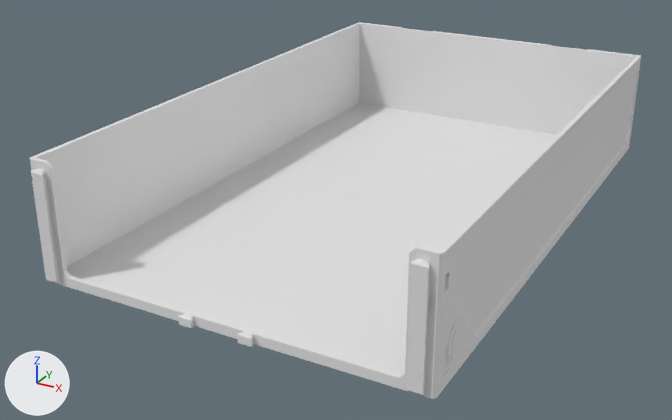
An edit to the glTF model parts/270/DecorDrawer_270-2W-1H.lib.glb, drawn before and after from the same camera.
Rendered twice from a 50 mm lens placed at (170.0, -355.0, 169.0), pointed at (-14.0, -20.0, 1.0). The axes (+X, +Y, +Z) are drawn at lower left. The lights are the same throughout. The older version comes first. Where no turn or scale is listed for an object, it has been applied to the vertices. Vertices at exactly the same position are counted once.

The first picture shows 'DecorDrawer_270-2W-1H'.
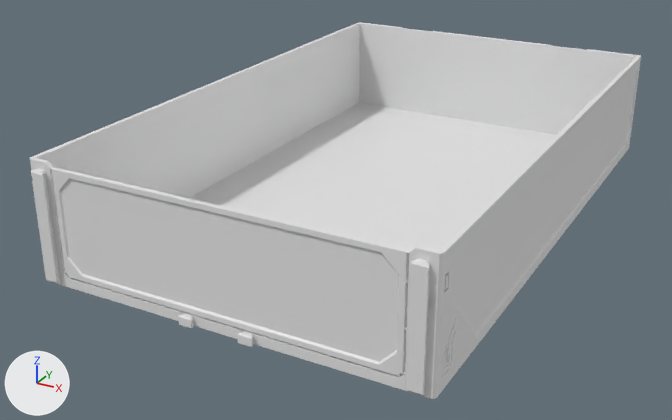
Edits to the scene script, one JSON object a line:
```json
{"block": "me_decordrawer_270_2w_1h", "where": "# used by ob_decordrawer_270_2w_1h; location = (0.0, 0.0, 25.0)"}
{"op": "remove", "block": "me_decordrawer_270_2w_1h", "code": "me_decordrawer_270_2w_1h.from_pydata(...)  # 625 vertices, 1254 faces; spans x -82.0..82.0, y -132.0..132.0, z -25.0..25.0"}
{"op": "add", "block": "me_decordrawer_270_2w_1h", "code": "me_decordrawer_270_2w_1h.from_pydata(...)  # 867 vertices, 1750 faces; spans x -82.0..82.0, y -132.0..132.0, z -25.0..25.0"}
{"block": "me_decordrawer_270_2w_1h", "change": "me_decordrawer_270_2w_1h part 1: a new loose piece of 24 vertices spanning x 80.0..82.0, y -127.0..-124.0, z 12.0..16.0"}
{"block": "me_decordrawer_270_2w_1h", "change": "me_decordrawer_270_2w_1h part 2: 5 vertices moved within x 81.0, y -122.0..-120.0, z -18.0..-17.0; 194 vertices added at x -71.0..82.0, y -130.0..-118.0, z -21.0..23.0"}
{"block": "me_decordrawer_270_2w_1h", "change": "other edits to the shape of me_decordrawer_270_2w_1h do not show in these pictures"}
```

Where the change shows, as pixel boxes (x1, y1, x2, y2) in the pictures (672 x 420 px):
```json
{"part": 1, "of": "me_decordrawer_270_2w_1h", "change": "added", "after": [445, 273, 449, 290]}
{"part": 2, "of": "me_decordrawer_270_2w_1h", "change": "built on", "after": [51, 169, 474, 395]}
```
